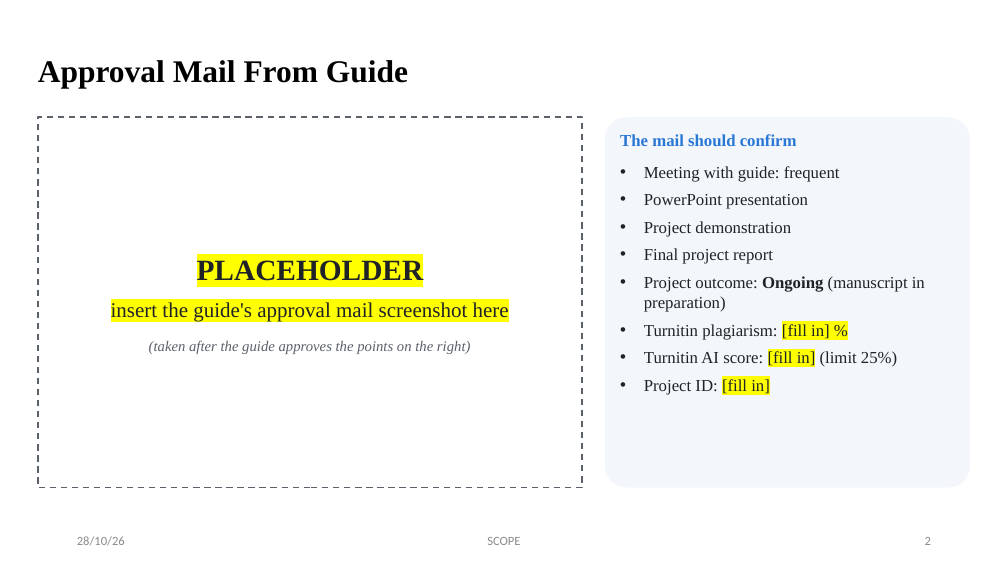
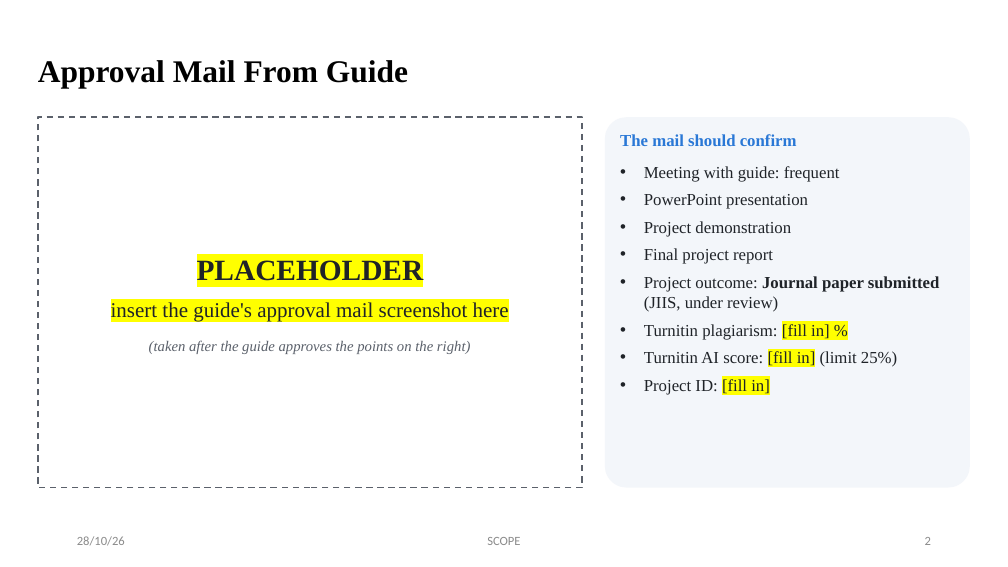
Before and after one commit to ssaakaash/ocel-research, a slide deck: slide 2 of docs/review-3/Team1_Review3_OCEL.pptx. Drawn at 1008x567 pixels with LibreOffice and Linux fonts; fonts in the diff are those of the drawing. Boxes give left, top, right and bottom in pixels: in the first picture for what was removed or moved away, otherwise in the second. Text is boxed around its words. In the diff, an @@ line names an element or a change of style, - is before the commit and + after.

```diff
--- a/docs/review-3/Team1_Review3_OCEL.pptx
+++ b/docs/review-3/Team1_Review3_OCEL.pptx
@@ text in rounded rectangle at [644,276,940,312]: text changed @@
-• Project outcome: Ongoing (manuscript in preparation)
+• Project outcome: Journal paper submitted (JIIS, under review)
```
Also in this commit, not shown: 7 other slides changed, 1 slide added, 17 other files.
